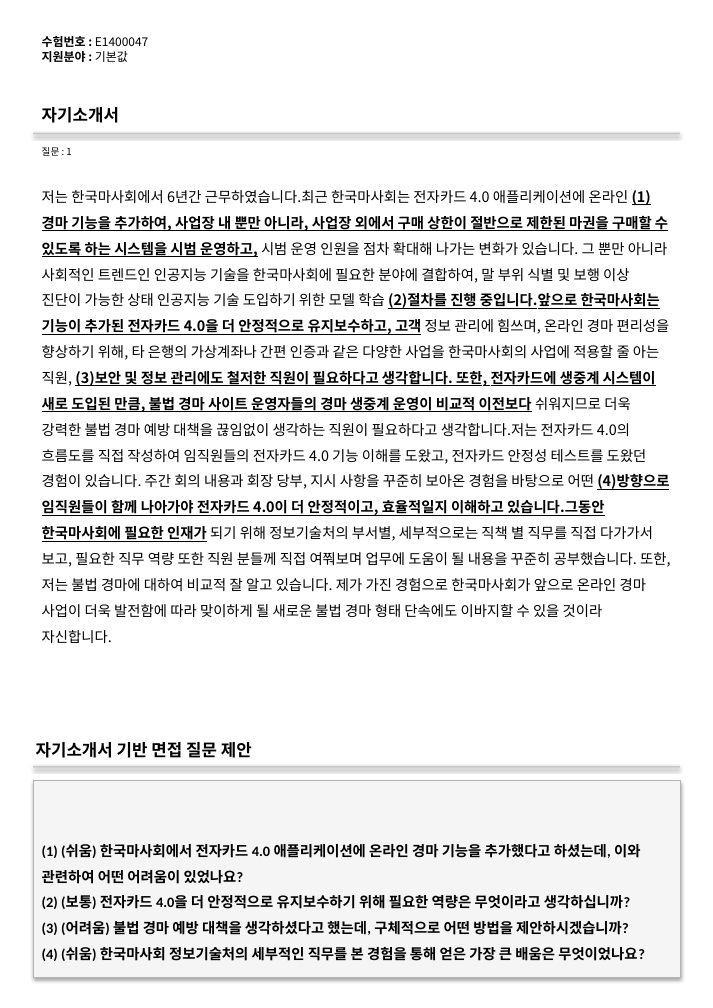
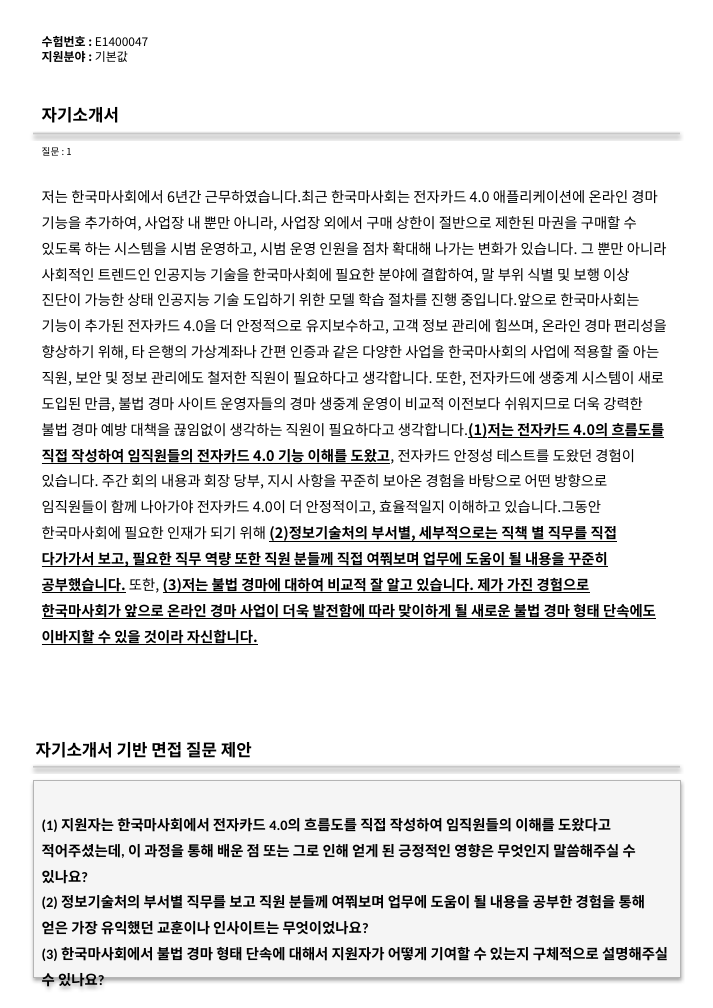
Before and after one commit to DaeGul2/isbr-auto-questionnaire, a slide deck: slide 7 of flask-server/outputs/output.pptx. Drawn at 713x1008 pixels with LibreOffice and Linux fonts; fonts in the diff are those of the drawing. Boxes give left, top, right and bottom in pixels: in the first picture for what was removed or moved away, otherwise in the second. Text is boxed around its words. In the diff, an @@ line names an element or a change of style, - is before the commit and + after.

Commit message:
프롬프트 및 파싱방법수정
원본 근거 텍스트 뱉고 그거 기반으로 인덱스검색

```diff
--- a/flask-server/outputs/output.pptx
+++ b/flask-server/outputs/output.pptx
@@ text at [42,190,667,646]: text changed @@
-저는 한국마사회에서 6년간 근무하였습니다.최근 한국마사회는 전자카드 4.0 애플리케이션에 온라인 (1)경마 기능을 추가하여, 사업장 내 뿐만 아니라, 사업장 외에서 구매 상한이 절반으로 제한된 마권을 구매할 수 있도록 하는 시스템을 시범 운영하고, 시범 운영 인원을 점차 확대해 나가는 변화가 있습니다. 그 뿐만 아니라 사회적인 트렌드인 인공지능 기술을 한국마사회에 필요한 분야에 결합하여, 말 부위 식별 및 보행 이상 진단이 가능한 상태 인공지능 기술 도입하기 위한 모델 학습 (2)절차를 진행 중입니다.앞으로 한국마사회는 기능이 추가된 전자카드 4.0을 더 안정적으로 유지보수하고, 고객 정보 관리에 힘쓰며, 온라인 경마 편리성을 향상하기 위해, 타 은행의 가상계좌나 간편 인증과 같은 다양한 사업을 한국마사회의 사업에 적용할 줄 아는 직원, (3)보안 및 정보 관리에도 철저한 직원이 필요하다고 생각합니다. 또한, 전자카드에 생중계 시스템이 새로 도입된 만큼, 불법 경마 사이트 운영자들의 경마 생중계 운영이 비교적 이전보다 쉬워지므로 더욱 강력한 불법 경마 예방 대책을 끊임없이 생각하는 직원이 필요하다고 생각합니다.저는 전자카드 4.0의 흐름도를 직접 작성하여 임직원들의 전자카드 4.0 기능 이해를 도왔고, 전자카드 안정성 테스트를 도왔던 경험이 있습니다. 주간 회의 내용과 회장 당부, 지시 사항을 꾸준히 보아온 경험을 바탕으로 어떤 (4)방향으로 임직원들이 함께 나아가야 전자카드 4.0이 더 안정적이고, 효율적일지 이해하고 있습니다.그동안 한국마사회에 필요한 인재가 되기 위해 정보기술처의 부서별, 세부적으로는 직책 별 직무를 직접 다가가서 보고, 필요한 직무 역량 또한 직원 분들께 직접 여쭤보며 업무에 도움이 될 내용을 꾸준히 공부했습니다. 또한, 저는 불법 경마에 대하여 비교적 잘 알고 있습니다. 제가 가진 경험으로 한국마사회가 앞으로 온라인 경마 사업이 더욱 발전함에 따라 맞이하게 될 새로운 불법 경마 형태 단속에도 이바지할 수 있을 것이라 자신합니다.
+저는 한국마사회에서 6년간 근무하였습니다.최근 한국마사회는 전자카드 4.0 애플리케이션에 온라인 경마 기능을 추가하여, 사업장 내 뿐만 아니라, 사업장 외에서 구매 상한이 절반으로 제한된 마권을 구매할 수 있도록 하는 시스템을 시범 운영하고, 시범 운영 인원을 점차 확대해 나가는 변화가 있습니다. 그 뿐만 아니라 사회적인 트렌드인 인공지능 기술을 한국마사회에 필요한 분야에 결합하여, 말 부위 식별 및 보행 이상 진단이 가능한 상태 인공지능 기술 도입하기 위한 모델 학습 절차를 진행 중입니다.앞으로 한국마사회는 기능이 추가된 전자카드 4.0을 더 안정적으로 유지보수하고, 고객 정보 관리에 힘쓰며, 온라인 경마 편리성을 향상하기 위해, 타 은행의 가상계좌나 간편 인증과 같은 다양한 사업을 한국마사회의 사업에 적용할 줄 아는 직원, 보안 및 정보 관리에도 철저한 직원이 필요하다고 생각합니다. 또한, 전자카드에 생중계 시스템이 새로 도입된 만큼, 불법 경마 사이트 운영자들의 경마 생중계 운영이 비교적 이전보다 쉬워지므로 더욱 강력한 불법 경마 예방 대책을 끊임없이 생각하는 직원이 필요하다고 생각합니다.(1)저는 전자카드 4.0의 흐름도를 직접 작성하여 임직원들의 전자카드 4.0 기능 이해를 도왔고, 전자카드 안정성 테스트를 도왔던 경험이 있습니다. 주간 회의 내용과 회장 당부, 지시 사항을 꾸준히 보아온 경험을 바탕으로 어떤 방향으로 임직원들이 함께 나아가야 전자카드 4.0이 더 안정적이고, 효율적일지 이해하고 있습니다.그동안 한국마사회에 필요한 인재가 되기 위해 (2)정보기술처의 부서별, 세부적으로는 직책 별 직무를 직접 다가가서 보고, 필요한 직무 역량 또한 직원 분들께 직접 여쭤보며 업무에 도움이 될 내용을 꾸준히 공부했습니다. 또한, (3)저는 불법 경마에 대하여 비교적 잘 알고 있습니다. 제가 가진 경험으로 한국마사회가 앞으로 온라인 경마 사업이 더욱 발전함에 따라 맞이하게 될 새로운 불법 경마 형태 단속에도 이바지할 수 있을 것이라 자신합니다.
@@ text in rectangle at [42,818,668,990]: text changed @@
-(1) (쉬움) 한국마사회에서 전자카드 4.0 애플리케이션에 온라인 경마 기능을 추가했다고 하셨는데, 이와 관련하여 어떤 어려움이 있었나요?
-(2) (보통) 전자카드 4.0을 더 안정적으로 유지보수하기 위해 필요한 역량은 무엇이라고 생각하십니까?
-(3) (어려움) 불법 경마 예방 대책을 생각하셨다고 했는데, 구체적으로 어떤 방법을 제안하시겠습니까?
-(4) (쉬움) 한국마사회 정보기술처의 세부적인 직무를 본 경험을 통해 얻은 가장 큰 배움은 무엇이었나요?
+(1) 지원자는 한국마사회에서 전자카드 4.0의 흐름도를 직접 작성하여 임직원들의 이해를 도왔다고 적어주셨는데, 이 과정을 통해 배운 점 또는 그로 인해 얻게 된 긍정적인 영향은 무엇인지 말씀해주실 수 있나요?
+(2) 정보기술처의 부서별 직무를 보고 직원 분들께 여쭤보며 업무에 도움이 될 내용을 공부한 경험을 통해 얻은 가장 유익했던 교훈이나 인사이트는 무엇이었나요?
+(3) 한국마사회에서 불법 경마 형태 단속에 대해서 지원자가 어떻게 기여할 수 있는지 구체적으로 설명해주실 수 있나요?
```
Also in this commit, not shown: 15 other slides changed, 180 slides removed, 11 other files.
